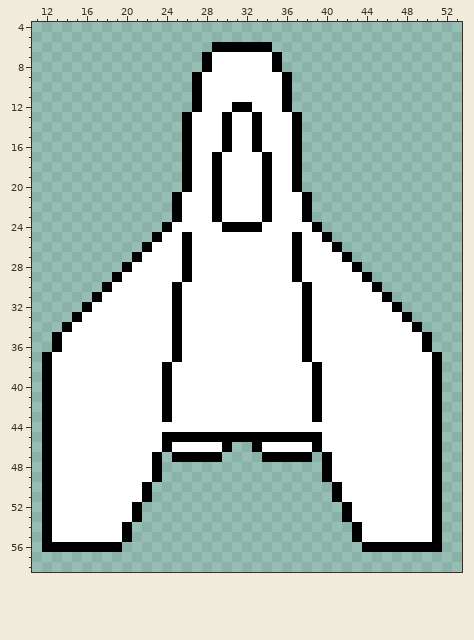
One commit to this pixel-art sprite: assets/enemies/normal/rear_loop2.png. Above: the version before the commit.
The file is 64x64 pixels. Colours within 5 levels of each other are drawn and written as one. Shown: x 11..53, y 4..58.
New version:
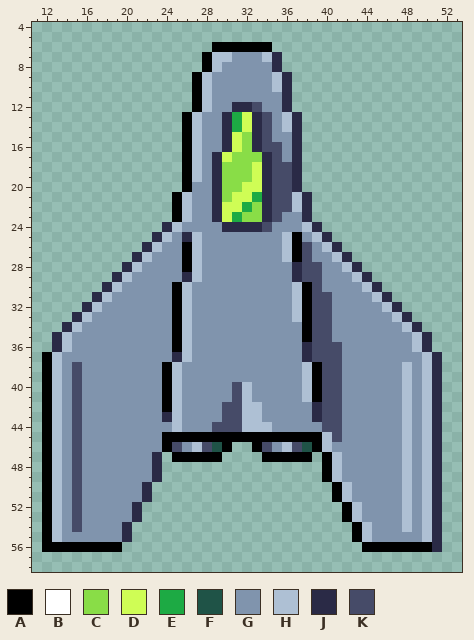
Palette (. is transparent): A #000000  B #ffffff  C #89dd47  D #cffd55  E #1daa44  F #1f5347  G #8094ad  H #aec0d4  J #2a2a46  K #464b68
Changes in this commit:
Changed rows in their new state; - is an unchanged pixel.
first column x 13:
 7 ----------------HHGGGHJ----------------
 8 ----------------HGGGGGJ----------------
 9 ---------------HGGGGGGHJ---------------
10 ---------------HGGGGGGHJ---------------
11 ---------------HGGGGGGGJ---------------
12 ---------------HGGJJKGGJ---------------
13 --------------HGGJEDJKGHJ--------------
14 --------------HGGJEDJKGHJ--------------
15 --------------HGGJDCJKGGJ--------------
16 --------------HGGJDCJKKGJ--------------
17 --------------HGJDCCCJKGJ--------------
18 --------------HGJCCCDJKKJ--------------
19 --------------HGJCCCDJKKJ--------------
20 --------------GGJCCDDJKKJ--------------
21 -------------HGGJCDDEJKKHJ-------------
22 -------------HGGJDDECJKKHJ-------------
23 -------------HGGJDECCJKGGJ-------------
24 -----------JHGGGGJJJJKGGGHJ------------
25 ----------JHGJHGGGGGGGGH-GHJ-----------
26 ---------JHGG-HGGGGGGGGH-KGHJ----------
27 --------JHGGG-HGGGGGGGGH-KGGHJ---------
28 -------JHGGGG-HGGGGGGGGGJKKGGHJ--------
29 ------JHGGGGGJHGGGGGGGGGJKKGGGHJ-------
30 -----JHGGGGG-HGGGGGGGGGGH-KGGGGHJ------
31 ----JHGGGGGG-HGGGGGGGGGGH-KKGGGGHJ-----
32 ---JHGGGGGGG-HGGGGGGGGGGH-KKGGGGGHJ----
33 --JHGGGGGGGG-HGGGGGGGGGGH-KKGGGGGGHJ---
34 -JHGGGGGGGGG-HGGGGGGGGGGG-KKGGGGGGGHJ--
35 JHGGGGGGGGGG-HGGGGGGGGGGG-KKGGGGGGGGHJ-
36 JHGGGGGGGGGG-HGGGGGGGGGGGJKKKGGGGGGGHJ-
37 HGGGGGGGGGGGJHGGGGGGGGGGGJKKKGGGGGGGGHJ
38 HGKGGGGGGGG-HGGGGGGGGGGGGH-KKGGGGGGHGHJ
39 HGKGGGGGGGG-HGGGGGGGGGGGGH-KKGGGGGGHGHJ
40 HGKGGGGGGGG-HGGGGGKHGGGGGH-KKGGGGGGHGHJ
41 HGKGGGGGGGG-HGGGGGKHGGGGGH-KKGGGGGGHGHJ
42 HGKGGGGGGGG-HGGGGKKHHGGGGGJKKGGGGGGHGHJ
43 HGKGGGGGGGGJHGGGGKKHHGGGGGJKKGGGGGGHGHJ
44 HGKGGGGGGGGGHGGGKKKHHHGGGGGKKGGGGGGHGHJ
45 HGKGGGGGGGG----------------HKGGGGGGHGHJ
46 HGKGGGGGGGG-KGHKF----KGHKF-HGGGGGGGHGHJ
47 HGKGGGGGGGJ-----------------HGGGGGGHGHJ
48 HGKGGGGGGGJ-----------------HGGGGGGHGHJ
49 HGKGGGGGGGJ-----------------HGGGGGGHGHJ
50 HGKGGGGGGJ-------------------HGGGGGHGHJ
51 HGKGGGGGGJ-------------------HGGGGGHGHJ
52 HGKGGGGGJ---------------------HGGGGHGHJ
53 HGKGGGGGJ---------------------HGGGGHGHJ
54 HGKGGGGJ-----------------------HGGGHGHJ
55 HGGGGGGJ-----------------------HGGGGGHJ
56 --------------------------------------J
Where, in picture pixels (left, top, right, bottom), the same in both pictures:
changed: (52, 52, 442, 552)
